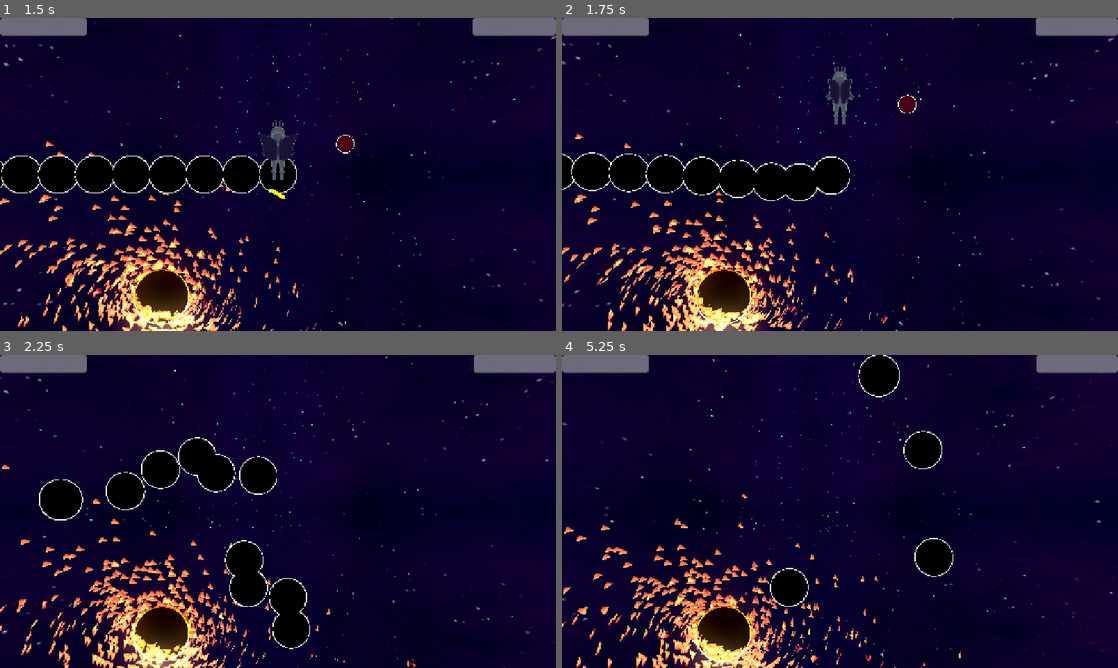
Above: before the commit, frames 1-4 (two rows, left to right).
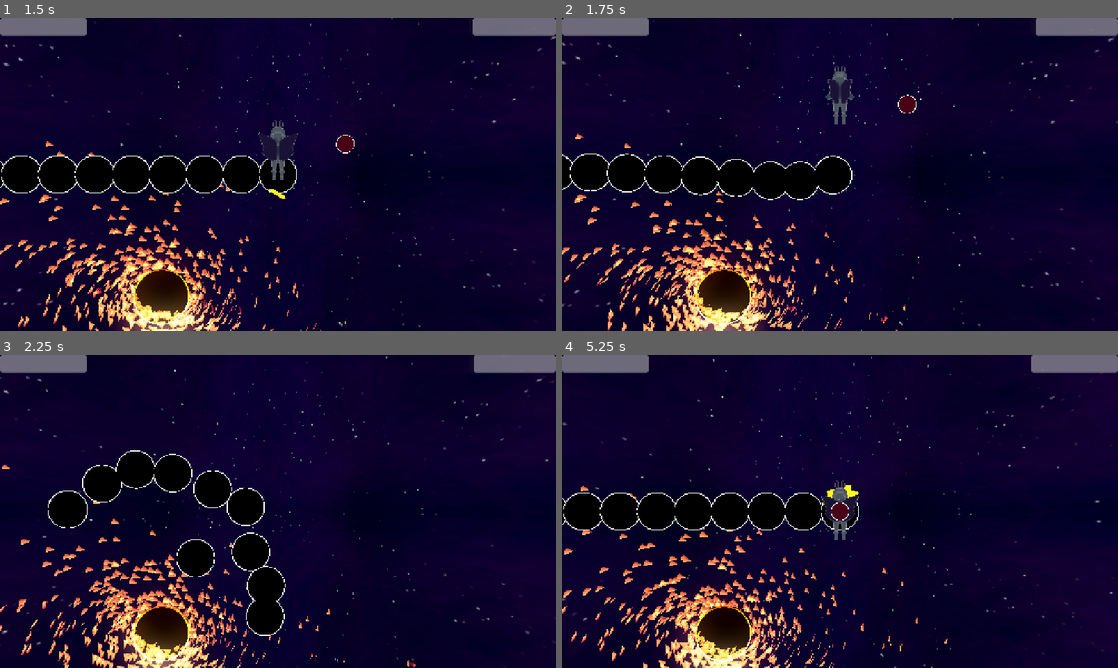
Above: after the commit, the same moments.

Repository: thomaskareka/csce552-3d
Game: Godot game, scene res://scenes/MainMenu.tscn
Two runs of this game, one before a commit and one after it. Both use one fixed random seed, a clock stepped at 60 frames per second and the inputs below.
Inputs (mouse positions are in pixels of both pictures, inside the frame that each line leads up to):
- Up to frame 1 (1.5 s): click "PLAY" at 0.5 s; move the mouse to (305, 174) at 1.27 s; press the mouse at (305, 174) at 1.28 s; hold W (move_up) from 1.28 s (still down)
- Up to frame 2 (1.75 s): keep holding W (move_up)
- Up to frame 3 (2.25 s): keep holding W (move_up); move the mouse to (250, 511) at 2.02 s; release the mouse at (250, 511) at 2.03 s; right-click (250, 511) at 2.1 s
- Up to frame 4 (5.25 s): move the mouse to (851, 505) at 2.77 s; press the mouse at (851, 505) at 2.78 s; move the mouse to (834, 517) at 3.52 s; release the mouse at (834, 517) at 3.53 s; right-click (834, 517) at 3.6 s; move the mouse to (878, 514) at 4.27 s; press the mouse at (878, 514) at 4.28 s; tap Escape (pause_input) at 4.9 s; release W (move_up) at 5 s; release the mouse at (878, 514) at 5 s; click (840, 511) at 5 s, where only the run after the commit has a clickable "Restart"

Frame 1 is identical in both runs. In frame 2, 0.8% of the frame differs, in the area x 0-53%, y 42-59%; in frame 3, 7.8%; in frame 4, 14%, in the area x 0-86%, y 0-100%.

Commit message:
pausing and more scene transitions

Diff:
--- a/components/ai/states/blobs/DualLazer.tscn
+++ b/components/ai/states/attacks/DualLazer.tscn
@@ -1,6 +1,6 @@
 [gd_scene load_steps=9 format=3 uid="uid://w35owgb7ivem"]
 
-[ext_resource type="Script" uid="uid://dnl6wat8k1wab" path="res://components/ai/states/blobs/dual_lazer.gd" id="1_rdijx"]
+[ext_resource type="Script" uid="uid://dnl6wat8k1wab" path="res://components/ai/states/attacks/dual_lazer.gd" id="1_rdijx"]
 [ext_resource type="PackedScene" uid="uid://drcikn5cxi5i8" path="res://components/projectiles/ProjectileManager.tscn" id="2_p58bm"]
 [ext_resource type="Script" uid="uid://csfequd3o2h1h" path="res://components/projectiles/movement_data/lazer_axis.gd" id="3_p58bm"]
 [ext_resource type="Script" uid="uid://ds16n8tolty8e" path="res://components/projectiles/projectile_data.gd" id="4_c7hvc"]
--- a/components/ai/states/blobs/dual_lazer.gd
+++ b/components/ai/states/attacks/dual_lazer.gd
@@ -74,14 +74,16 @@
 		"constant_axis": Vector3(1, 0, 0),
 		"constant_position_value": targets[0].x / 2.0,
 		"beam_position": entity.global_position + targets[0],
-		"speed": 2.0
+		"speed": 2.0,
+		"self_destruct": false
 	}
 	var params_right = {
 		"constant_axis": Vector3(1, 0, 0),
 		"constant_position_value": targets[1].y / 2.0,
 		"beam_position": entity.global_position + targets[1],
 		"speed": 2.0,
-		"starting_rotation": Vector3(0, 90, 0)
+		"starting_rotation": Vector3(0, 90, 0),
+		"self_destruct": false
 	}
 
 	lazer_manager.spawn_projectile(params_left)
--- a/components/projectiles/movement_data/lazer_axis.gd
+++ b/components/projectiles/movement_data/lazer_axis.gd
@@ -11,6 +11,7 @@
 
 func init(_p: Projectile, _params: Dictionary = {}):
 	super.init(_p, _params)
+	_p.collider.SELF_DESTRUCT = _params.get("self_destruct", true)
 	constant_axis = _params.get("constant_axis", Vector3(1, 0, 0))
 	constant_position_value = _params.get("constant_position_value", 0.0)
 	beam_base = _params.get("beam_position", Vector3(0,0,20))
--- /dev/null
+++ b/components/scene_managers/game_over_manager.gd
@@ -0,0 +1,19 @@
+extends Node3D
+class_name GameOverManager
+
+@onready var status_label = $GUI/CenterContainer/StatusLabel
+var result_text := ""
+
+func _ready() -> void:
+	status_label.text = result_text
+
+func _on_menu_button_pressed() -> void:
+	get_tree().change_scene_to_file(MenuManager.MENU_SCENE)
+
+
+func _on_retry_button_pressed() -> void:
+	get_tree().change_scene_to_file(MenuManager.GAMEPLAY_SCENE)
+
+
+func _on_quit_button_pressed() -> void:
+	get_tree().quit()
--- a/components/scene_managers/gameplay_manager.gd
+++ b/components/scene_managers/gameplay_manager.gd
@@ -36,7 +36,15 @@
 		_lose_game()
 
 func _win_game() -> void:
-	print("win")
+	_change_to_game_over("You win!")
 
 func _lose_game() -> void:
-	print("lose")
+	_change_to_game_over("Try again?")
+
+func _change_to_game_over(status: String) -> void:
+	Input.set_mouse_mode(Input.MOUSE_MODE_VISIBLE)
+	var scene: GameOverManager = load(MenuManager.GAME_OVER_SCENE).instantiate()
+	scene.result_text = status
+	get_tree().root.add_child(scene)
+	get_tree().current_scene.queue_free()
+	get_tree().current_scene = scene
--- a/components/scene_managers/main_menu_manager.gd
+++ b/components/scene_managers/main_menu_manager.gd
@@ -1,7 +1,10 @@
 extends Node3D
+class_name MenuManager
 
 const GAMEPLAY_SCENE = "uid://yhh26tl28cen"
 const SETTINGS_SCENE = "uid://omexrlllgk5v"
+const MENU_SCENE = "uid://3046lgay8fu8"
+const GAME_OVER_SCENE = "uid://cq37vofnjpmyu"
 
 func _ready() -> void:
 	pass
--- /dev/null
+++ b/components/scene_managers/pause_manager.gd
@@ -0,0 +1,28 @@
+extends Control
+
+var is_paused = false
+
+func _unhandled_input(event: InputEvent) -> void:
+	if event.is_action_pressed("pause_input"):
+		toggle_pause()
+
+func toggle_pause():
+	is_paused = !is_paused
+	get_tree().paused = is_paused
+	self.visible = is_paused
+	Input.set_mouse_mode(Input.MOUSE_MODE_CAPTURED if !is_paused else Input.MOUSE_MODE_VISIBLE)
+
+func _on_continue_button_pressed() -> void:
+	toggle_pause()
+
+
+func _on_restart_button_pressed() -> void:
+	toggle_pause()
+	get_tree().change_scene_to_file(MenuManager.GAMEPLAY_SCENE)
+
+
+
+func _on_menu_button_pressed() -> void:
+	toggle_pause()
+	Input.set_mouse_mode(Input.MOUSE_MODE_VISIBLE)
+	get_tree().change_scene_to_file(MenuManager.MENU_SCENE)
--- a/objects/boss01/Boss01.tscn
+++ b/objects/boss01/Boss01.tscn
@@ -10,6 +10,20 @@
 [ext_resource type="PackedScene" uid="uid://dip0a27ya01pq" path="res://components/ai/states/attacks/fly_to_player/FlyToPlayerFast.tscn" id="7_0dtui"]
 [ext_resource type="PackedScene" uid="uid://cr3qxywvhtkj2" path="res://components/ai/states/blobs/CircleIdleFast.tscn" id="8_ntavk"]
 [ext_resource type="PackedScene" uid="uid://b43bdcvv7esv2" path="res://components/ai/states/attacks/fly_to_player/FlyToPlayerProjectile.tscn" id="9_6onux"]
+[ext_resource type="PackedScene" uid="uid://w35owgb7ivem" path="res://components/ai/states/attacks/DualLazer.tscn" id="9_xo1di"]
+[ext_resource type="PackedScene" uid="uid://dfdetqwvenpal" path="res://components/ai/states/attacks/DVDBounce.tscn" id="10_tv0l8"]
+
+[sub_resource type="Resource" id="Resource_457ov"]
+script = ExtResource("2_ntavk")
+scene = ExtResource("9_xo1di")
+max_phase = 3
+metadata/_custom_type_script = "uid://be4t8sbipsmoi"
+
+[sub_resource type="Resource" id="Resource_kj51s"]
+script = ExtResource("2_ntavk")
+scene = ExtResource("10_tv0l8")
+max_phase = 3
+metadata/_custom_type_script = "uid://be4t8sbipsmoi"
 
 [sub_resource type="Resource" id="Resource_ay7u0"]
 script = ExtResource("2_ntavk")
@@ -29,6 +43,12 @@
 max_phase = 3
 metadata/_custom_type_script = "uid://be4t8sbipsmoi"
 
+[sub_resource type="Resource" id="Resource_tv0l8"]
+script = ExtResource("2_ntavk")
+scene = ExtResource("4_qnv2c")
+max_phase = 3
+metadata/_custom_type_script = "uid://be4t8sbipsmoi"
+
 [sub_resource type="Resource" id="Resource_ntavk"]
 script = ExtResource("2_ntavk")
 scene = ExtResource("3_nnc8w")
@@ -41,15 +61,12 @@
 max_phase = 3
 metadata/_custom_type_script = "uid://be4t8sbipsmoi"
 
-[sub_resource type="Resource" id="Resource_tv0l8"]
-script = ExtResource("2_ntavk")
-scene = ExtResource("4_qnv2c")
-max_phase = 3
-metadata/_custom_type_script = "uid://be4t8sbipsmoi"
-
 [node name="Boss01" type="Node3D" groups=["Boss"]]
 script = ExtResource("1_hgrkj")
+TARGET_Z = 0
 states = Dictionary[String, ExtResource("2_ntavk")]({
+"a_dual_laser": SubResource("Resource_457ov"),
+"a_dvd_bounce": SubResource("Resource_kj51s"),
 "a_fly_to_player": SubResource("Resource_ay7u0"),
 "a_fly_to_player_fast": SubResource("Resource_xo1di"),
 "a_fly_to_player_projectile": SubResource("Resource_0t087"),
@@ -57,7 +74,7 @@
 "i_circle": SubResource("Resource_ntavk"),
 "i_circle_fast": SubResource("Resource_6onux")
 })
-start_state = "a_fly_to_player_fast"
+start_state = "a_fly_to_player_projectile"
 
 [node name="HealthSystem" parent="." instance=ExtResource("2_0t087")]
 max_health = 500
--- /dev/null
+++ b/scenes/GameOver.tscn
@@ -0,0 +1,51 @@
+[gd_scene load_steps=4 format=3 uid="uid://cq37vofnjpmyu"]
+
+[ext_resource type="PackedScene" uid="uid://dyafskg3ggf6v" path="res://objects/Environment.tscn" id="1_qae0b"]
+[ext_resource type="Script" uid="uid://biwsqlu5r64m4" path="res://components/scene_managers/game_over_manager.gd" id="1_vuicl"]
+[ext_resource type="PackedScene" uid="uid://dgi3541b0t7ph" path="res://objects/GameCamera.tscn" id="2_vuicl"]
+
+[node name="GameOver" type="Node3D"]
+script = ExtResource("1_vuicl")
+
+[node name="WorldEnvironment" parent="." instance=ExtResource("1_qae0b")]
+
+[node name="GameCamera" parent="." instance=ExtResource("2_vuicl")]
+
+[node name="GUI" type="Control" parent="."]
+layout_mode = 3
+anchors_preset = 0
+offset_right = 1280.0
+offset_bottom = 720.0
+
+[node name="CenterContainer" type="CenterContainer" parent="GUI"]
+layout_mode = 0
+offset_top = 100.0
+offset_right = 1280.0
+offset_bottom = 200.0
+
+[node name="StatusLabel" type="Label" parent="GUI/CenterContainer"]
+layout_mode = 2
+text = "Placeholder"
+
+[node name="HBoxContainer" type="HBoxContainer" parent="GUI"]
+layout_mode = 0
+offset_top = 540.0
+offset_right = 1280.0
+offset_bottom = 640.0
+
+[node name="MenuButton" type="Button" parent="GUI/HBoxContainer"]
+layout_mode = 2
+text = "Menu"
+
+[node name="RetryButton" type="Button" parent="GUI/HBoxContainer"]
+layout_mode = 2
+text = "Retry"
+
+[node name="QuitButton" type="Button" parent="."]
+offset_right = 8.0
+offset_bottom = 8.0
+text = "Quit"
+
+[connection signal="pressed" from="GUI/HBoxContainer/MenuButton" to="." method="_on_menu_button_pressed"]
+[connection signal="pressed" from="GUI/HBoxContainer/RetryButton" to="." method="_on_retry_button_pressed"]
+[connection signal="pressed" from="QuitButton" to="." method="_on_quit_button_pressed"]
--- a/scenes/Gameplay.tscn
+++ b/scenes/Gameplay.tscn
@@ -1,8 +1,9 @@
-[gd_scene load_steps=8 format=3 uid="uid://yhh26tl28cen"]
+[gd_scene load_steps=9 format=3 uid="uid://yhh26tl28cen"]
 
 [ext_resource type="PackedScene" uid="uid://dyafskg3ggf6v" path="res://objects/Environment.tscn" id="1_5sdaa"]
 [ext_resource type="Script" uid="uid://dbqgo16rb0puw" path="res://components/scene_managers/gameplay_manager.gd" id="1_a8mty"]
 [ext_resource type="PackedScene" uid="uid://dgi3541b0t7ph" path="res://objects/GameCamera.tscn" id="2_a8mty"]
+[ext_resource type="PackedScene" uid="uid://yweftwdkos12" path="res://scenes/PauseScreen.tscn" id="2_xbw1n"]
 [ext_resource type="PackedScene" uid="uid://bdpifgyevjjc5" path="res://objects/Player.tscn" id="3_jfxgp"]
 [ext_resource type="Script" uid="uid://dbw7pnpc5lwuj" path="res://components/gameplay/gameplay_gui_manager.gd" id="5_jfxgp"]
 [ext_resource type="PackedScene" uid="uid://clyer6k1tm78d" path="res://components/gameplay/EntityTracker.tscn" id="6_4rwr5"]
@@ -56,3 +57,5 @@
 [node name="Boss01" parent="." instance=ExtResource("7_4rwr5")]
 transform = Transform3D(1, 0, 0, 0, 1, 0, 0, 0, 1, 0, 0, 20)
 TARGET_Z = null
+
+[node name="PauseScreen" parent="." instance=ExtResource("2_xbw1n")]
--- /dev/null
+++ b/scenes/PauseScreen.tscn
@@ -0,0 +1,51 @@
+[gd_scene load_steps=2 format=3 uid="uid://yweftwdkos12"]
+
+[ext_resource type="Script" uid="uid://by2lh1e38nq34" path="res://components/scene_managers/pause_manager.gd" id="1_k5a5s"]
+
+[node name="PauseScreen" type="Control"]
+process_mode = 3
+visible = false
+layout_mode = 3
+anchors_preset = 15
+anchor_right = 1.0
+anchor_bottom = 1.0
+grow_horizontal = 2
+grow_vertical = 2
+script = ExtResource("1_k5a5s")
+
+[node name="CenterContainer" type="CenterContainer" parent="."]
+layout_mode = 0
+offset_right = 1280.0
+offset_bottom = 720.0
+
+[node name="VBoxContainer" type="VBoxContainer" parent="CenterContainer"]
+process_mode = 3
+layout_mode = 2
+theme_override_constants/separation = 30
+alignment = 1
+
+[node name="ContinueButton" type="Button" parent="CenterContainer/VBoxContainer"]
+process_mode = 3
+custom_minimum_size = Vector2(800, 100)
+layout_mode = 2
+size_flags_horizontal = 4
+text = "Continue"
+
+[node name="RestartButton" type="Button" parent="CenterContainer/VBoxContainer"]
+process_mode = 3
+custom_minimum_size = Vector2(800, 100)
+layout_mode = 2
+size_flags_horizontal = 4
+text = "Restart"
+
+[node name="MenuButton" type="Button" parent="CenterContainer/VBoxContainer"]
+process_mode = 3
+custom_minimum_size = Vector2(800, 100)
+layout_mode = 2
+size_flags_horizontal = 4
+text = "Main Menu
+"
+
+[connection signal="pressed" from="CenterContainer/VBoxContainer/ContinueButton" to="." method="_on_continue_button_pressed"]
+[connection signal="pressed" from="CenterContainer/VBoxContainer/RestartButton" to="." method="_on_restart_button_pressed"]
+[connection signal="pressed" from="CenterContainer/VBoxContainer/MenuButton" to="." method="_on_menu_button_pressed"]
Renamed: components/ai/states/blobs/dual_lazer.gd.uid -> components/ai/states/attacks/dual_lazer.gd.uid
Not shown, added: components/scene_managers/game_over_manager.gd.uid
Not shown, added: components/scene_managers/pause_manager.gd.uid
Not shown: 1 places in objects/boss01/Boss01.tscn that only renumber resources
